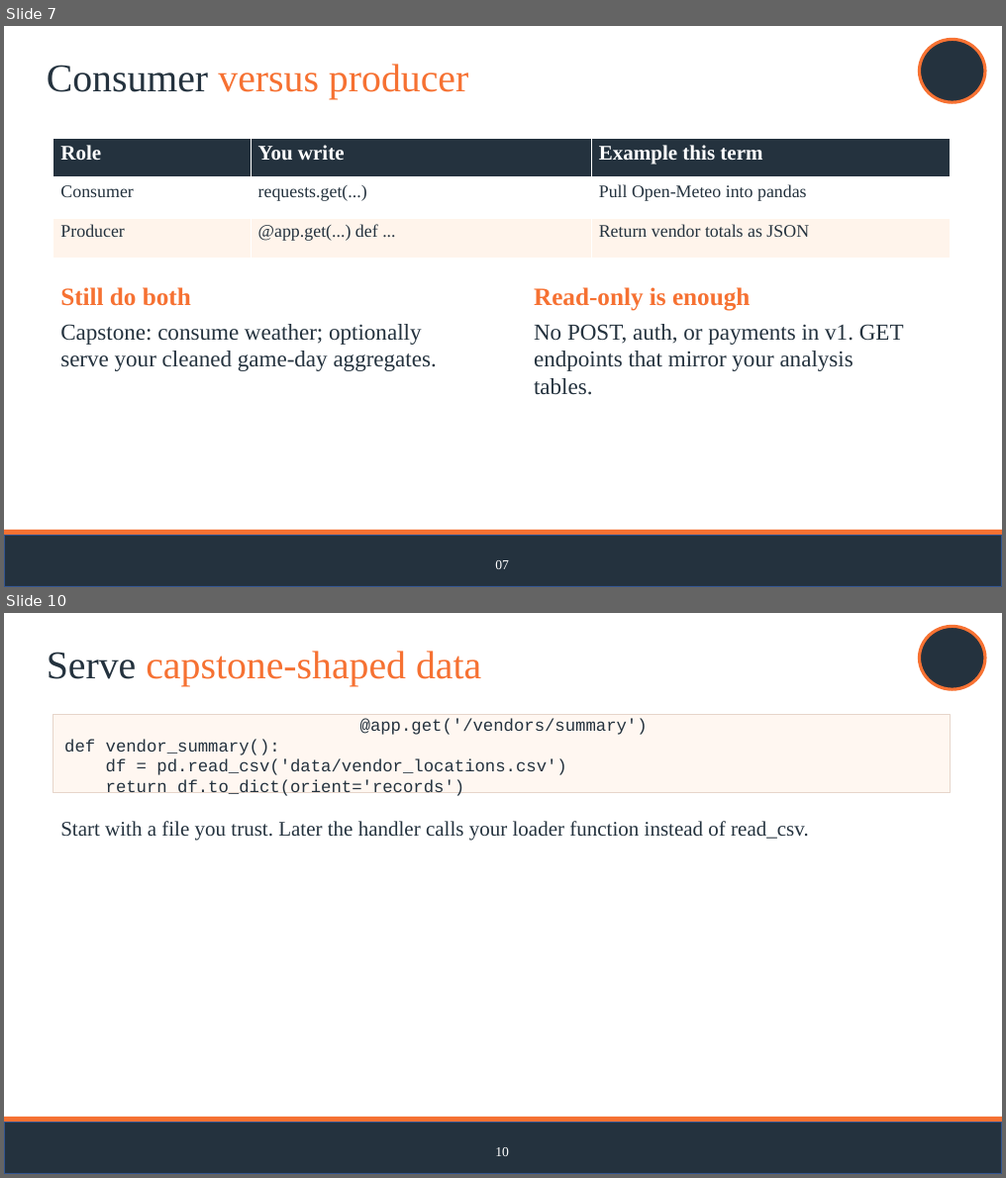
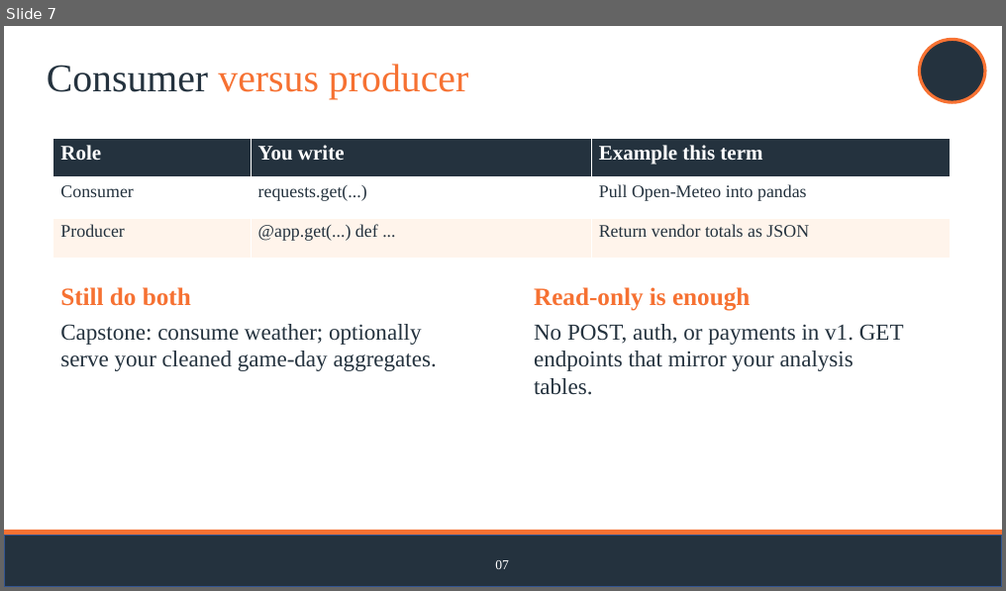
Before and after one commit to jasontpv/DS2002FA26, a slide deck: notebooks/08-capstone-gameday/DS2002 Build Your Own API.pptx. Shown one above the other, each under a label of ours: slides 7 and 10 before the commit, slide 7 after it; the slides between them are not shown. The pictures are 1006x1178 and 1006x591 pixels, drawn with LibreOffice and Linux fonts; fonts in the diff are those of the drawing; background and template pictures are left out. Boxes give left, top, right and bottom in pixels: in the first picture for what was removed or moved away, otherwise in the second. Text is boxed around its words. In the diff, an @@ line names an element or a change of style, - is before the commit and + after.

```diff
--- a/notebooks/08-capstone-gameday/DS2002 Build Your Own API.pptx
+++ b/notebooks/08-capstone-gameday/DS2002 Build Your Own API.pptx
@@ slide 10 removed at [4, 613, 1002, 1174], background #FFFFFF; not listed: 3 template elements that a slide beside it also shows @@
@@ title removed at [47, 651, 481, 686] @@
-Serve capstone-shaped data
@@ rectangle removed at [54, 714, 950, 792] @@
-@app.get('/vendors/summary')
-def vendor_summary():
-df = pd.read_csv('data/vendor_locations.csv')
-return df.to_dict(orient='records')
@@ text removed at [60, 821, 809, 840] @@
-Start with a file you trust. Later the handler calls your loader function instead of read_csv.
@@ text removed at [495, 1148, 509, 1157] @@
-10
```
Also in this commit, not shown: 8 slides changed, 5 slides added, 5 other files.
